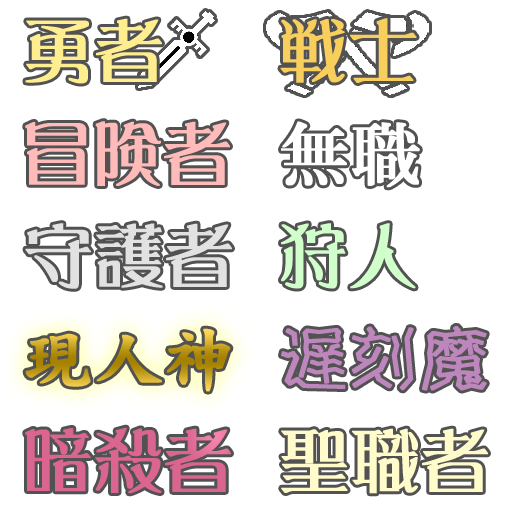
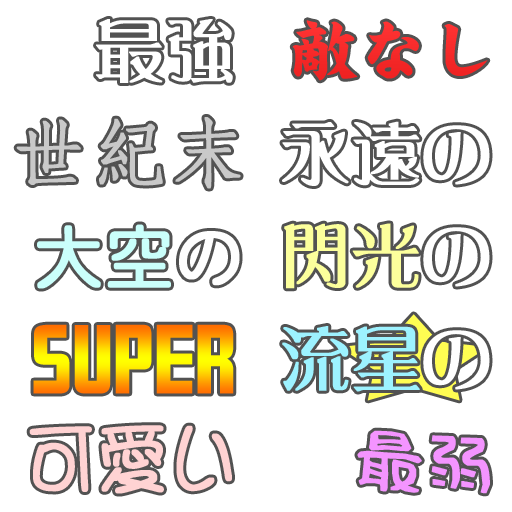
Two versions of the same layered image (512×512). Layer-by-layer changes:
hid group "後半その１ のコピー" (12 layers) over (x1=25, y1=11, x2=488, y2=494)
showed group "前半その2 よせ" (11 layers) over (x1=16, y1=19, x2=490, y2=495)
painted on "可愛い のコピー" over (x1=29, y1=425, x2=233, y2=495)
painted on "SUPER のコピー" over (x1=33, y1=324, x2=234, y2=394)
painted on "世紀末" (1st of 2, in "前半その2 よせ") over (x1=16, y1=117, x2=241, y2=190)
renamed "空の" to "大空の", painted on it over (x1=37, y1=223, x2=240, y2=289)
